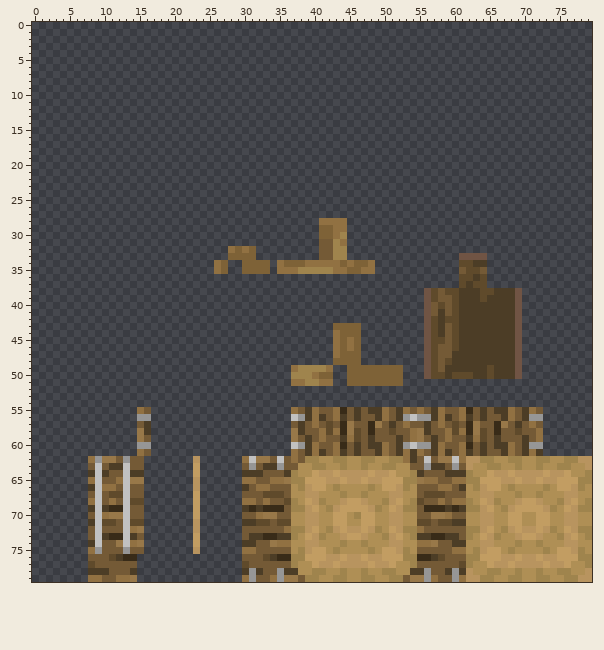
Edited in one commit: sprite sheet (src/main/resources/assets/thedigimod/textures/training_goods/target.png). This is how it looked before the edit.
The file is 80x80 pixels. Colours within 5 levels of each other are drawn and written as one.
After the commit:
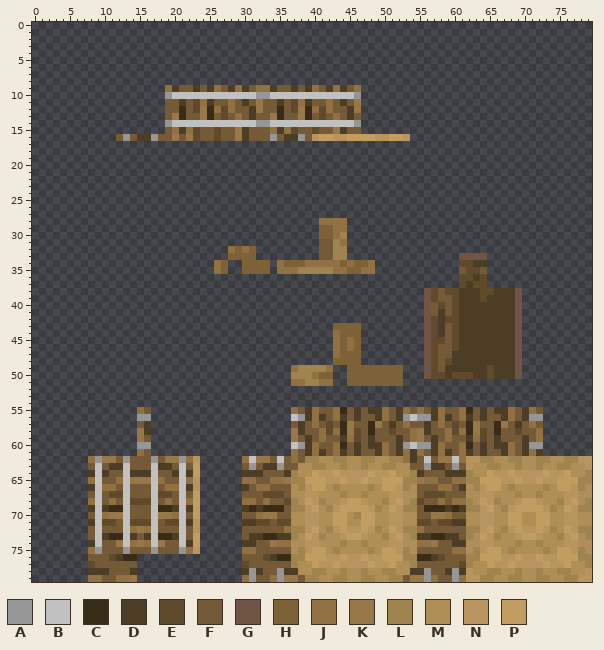
Palette (. is transparent): A #969696  B #c1c1c1  C #382b18  D #4c3d26  E #5f4a2b  F #745a36  G #705444  H #7e6237  J #917142  K #987849  L #9f844d  M #af8f55  N #b8945f  P #c29d62
Edits made:
y 9: x 19..46 ............................ -> JDFFDFDJFDJDFJJDFFDFDJFDJDFJ
y 10: x 19..46 ............................ -> ABBBBBBBBBBBBAABBBBBBBBBBBBA
y 11: x 19..46 ............................ -> FFDFEJDFFJFDFKFFDFEJDFFJFDFK
y 12: x 19..46 ............................ -> FFCFEKCJEJFFDKFFCFEKCJEJFFDK
y 13: x 19..46 ............................ -> FKCFFKCFEFJFDFFKCFFKCFEFJFDF
y 14: x 19..46 ............................ -> ABBBBBBBBBBBBAABBBBBBBBBBBBA
y 15: x 19..46 ............................ -> FJDJEFFEFFKDFFFJDJEFFEFFKDFF
y 16: x 12..53 .......................................... -> FAFDDAFFKFKEFFEFFKDFFFAFDDAFNPPNNPPPPNNPPN
y 62: x 16..22 ....... -> FAFKKAJ
y 63: x 16..22 ....... -> FBDDFBF
y 64: x 16..22 ....... -> DBFFDBD
y 65: x 16..22 ....... -> KBJFFBJ
y 66: x 16..22 ....... -> FBFJJBD
y 67: x 16..22 ....... -> FBEEFBF
y 68: x 16..22 ....... -> EBFJFBJ
y 69: x 16..22 ....... -> FBCCDBD
y 70: x 16..22 ....... -> FBKKJBF
y 71: x 16..22 ....... -> EBFEEBD
y 72: x 16..22 ....... -> JBFFFBF
y 73: x 16..22 ....... -> DBCCDBF
y 74: x 16..22 ....... -> JBKFFBD
y 75: x 16..22 ....... -> FAFFFAJ
Where, in picture pixels (left, top, right, bottom), the same in both pictures:
added: (116, 85, 410, 141)
added: (144, 456, 193, 554)
